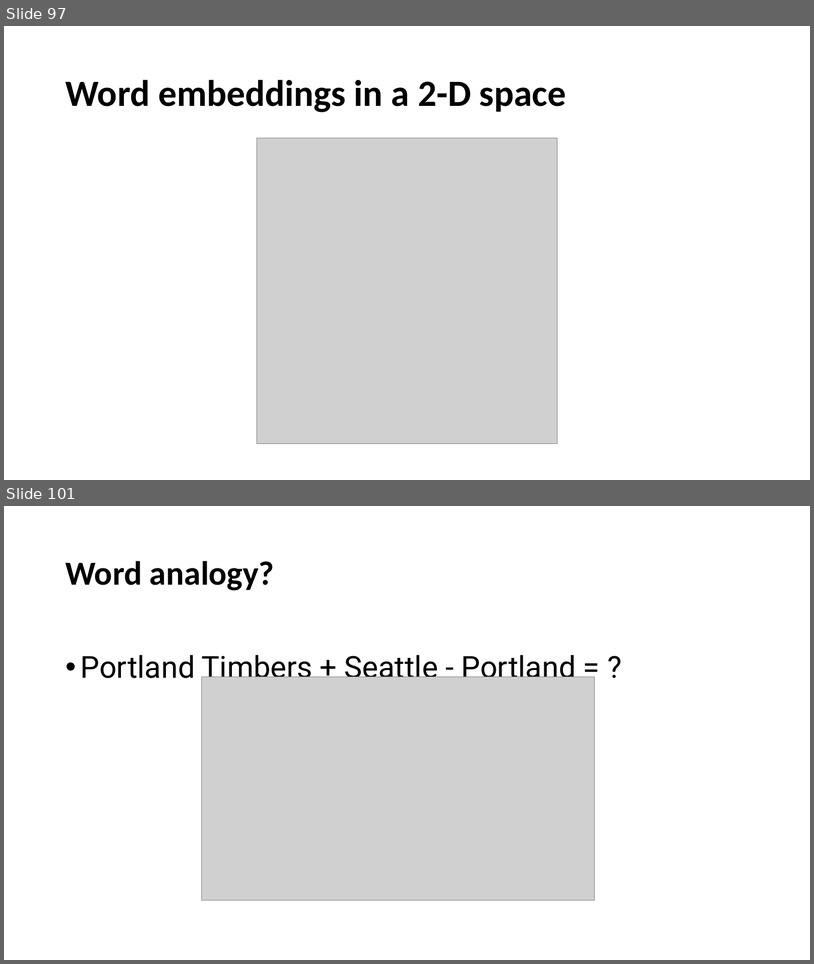
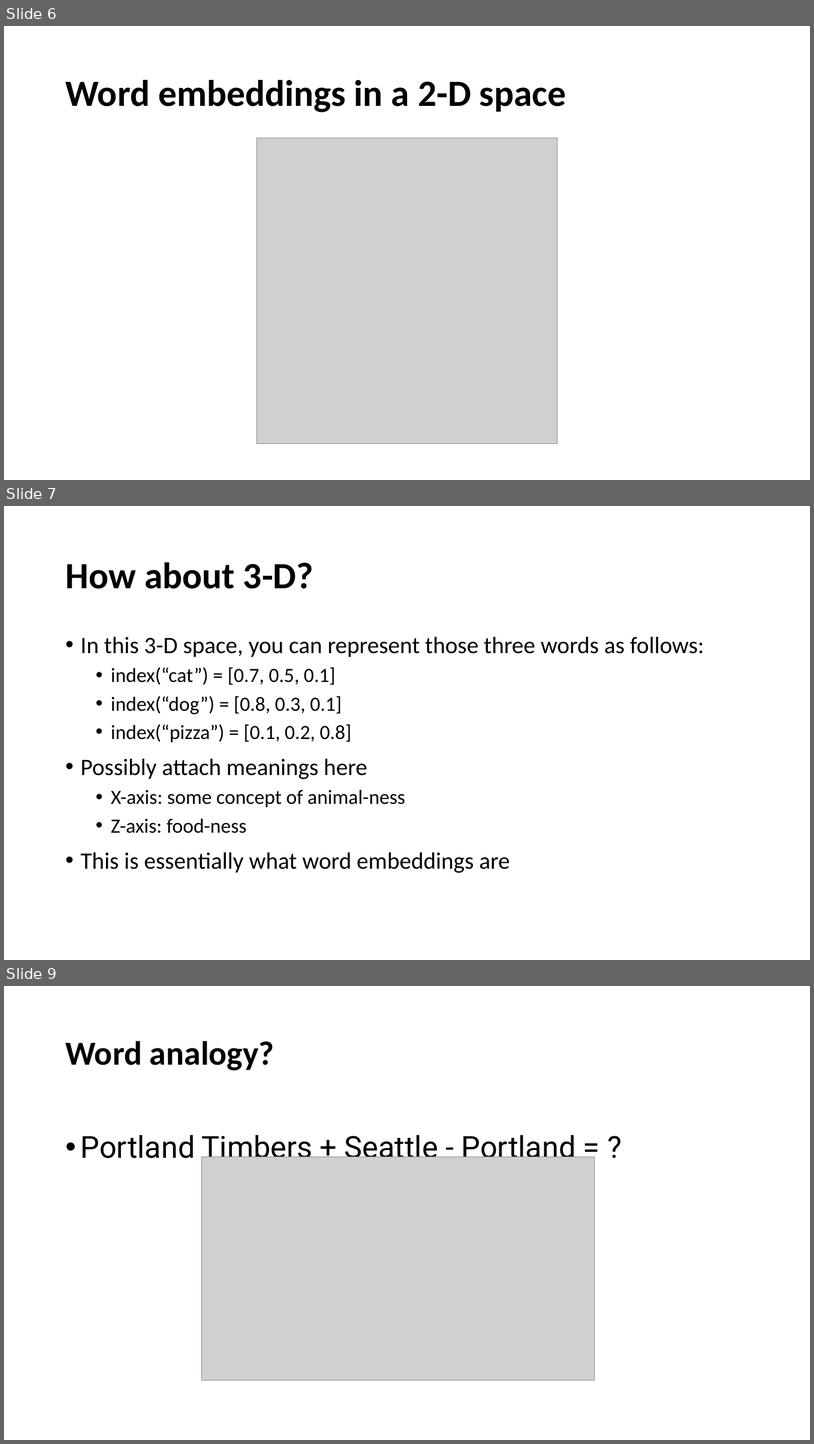
Before and after one commit to YeabinMoonEcon/BUS211, a slide deck: BUS243_NLP/lecture_notes/Lecture6_2.pptx. Shown one above the other, each under a label of ours: slides 97 and 101 before the commit, slides 6, 7 and 9 after it; the slides between them are not shown. The pictures are 814x964 and 814x1444 pixels, drawn with LibreOffice and Linux fonts; fonts in the diff are those of the drawing; grey boxes stand for pictures. Boxes give left, top, right and bottom in pixels: in the first picture for what was removed or moved away, otherwise in the second. Text is boxed around its words. In the diff, an @@ line names an element or a change of style, - is before the commit and + after.

```diff
--- a/BUS243_NLP/lecture_notes/Lecture6_2.pptx
+++ b/BUS243_NLP/lecture_notes/Lecture6_2.pptx
@@ slide 7 added at (4,506,810,960), background #FFFFFF @@
@@ title added at (65,562,314,589), 44 pt, text #000000, bold @@
+How about 3-D?
@@ text added at (81,636,705,873), 24 pt, text #000000 @@
+• In this 3-D space, you can represent those three words as follows:
+  • index(“cat”) = [0.7, 0.5, 0.1]
+  • index(“dog”) = [0.8, 0.3, 0.1]
+  • index(“pizza”) = [0.1, 0.2, 0.8]
+• Possibly attach meanings here
+  • X-axis: some concept of animal-ness
+  • Z-axis: food-ness
+• This is essentially what word embeddings are
@@ what was slide 97 is now slide 6 @@
@@ what was slide 101 is now slide 9 @@
```
Also in this commit, not shown: 5 slides changed, 9 other slides added, 1 slide removed, 4 other files.
